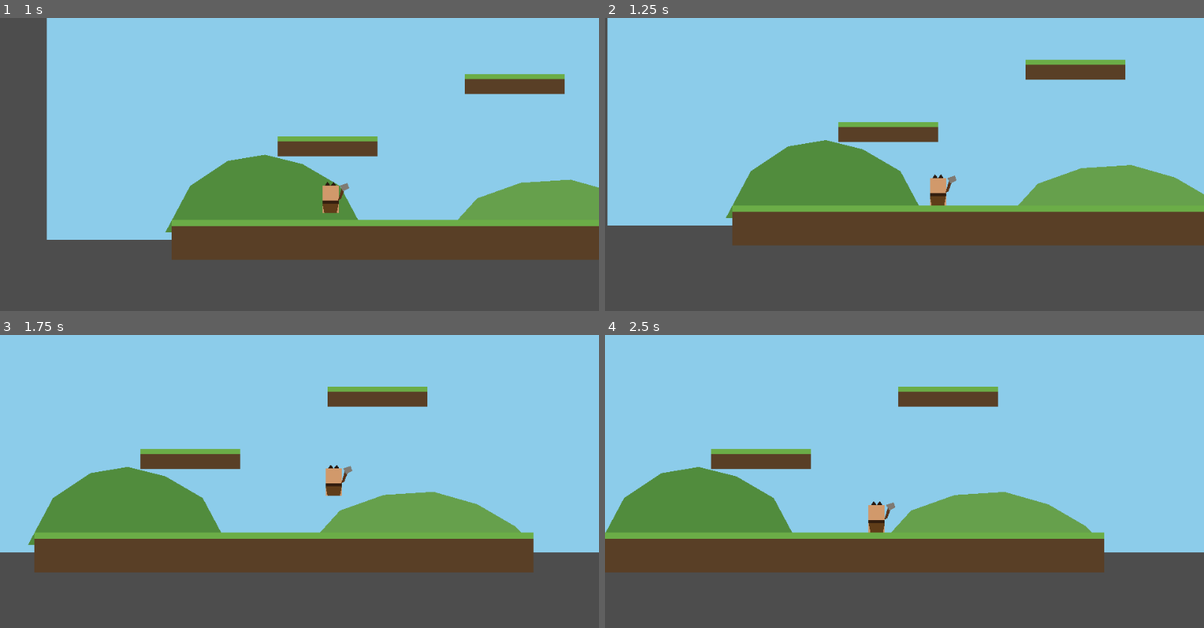
Above: before the commit, frames 1-4 (two rows, left to right).
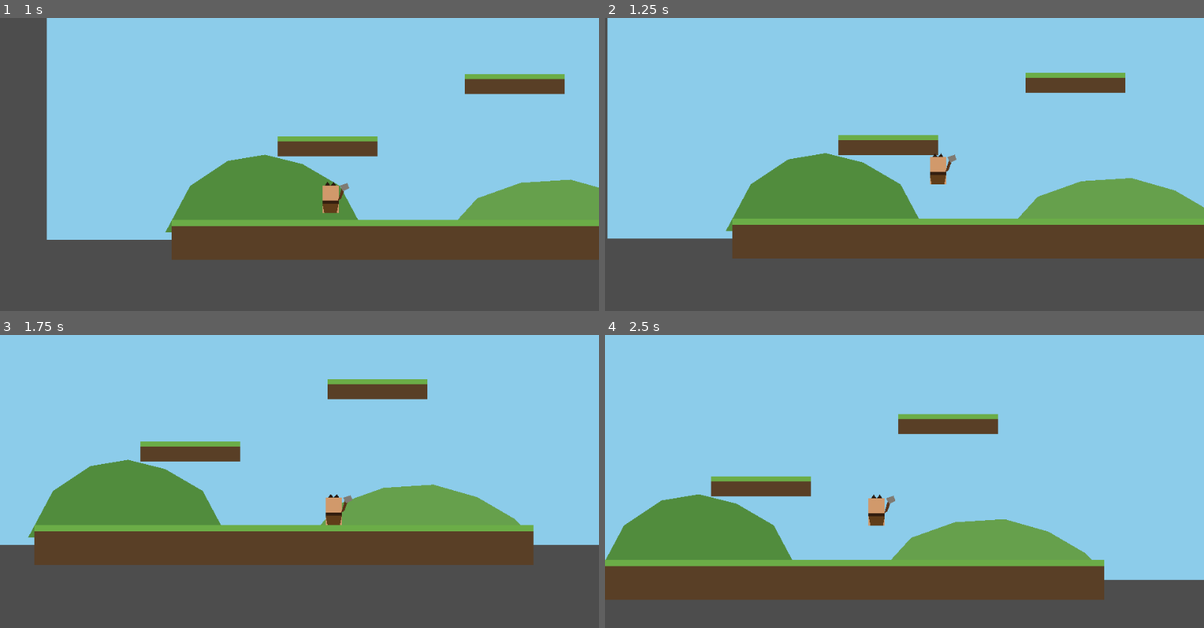
Above: after the commit, the same moments.

Repository: BrettSaley/Godot-platformer
Game: Godot game, scene res://scenes/Main.tscn
The game is run twice, just before and just after one commit, with the same random seed, the same clock (stepped at 60 frames per second) and the same inputs.
Inputs:
- Up to frame 1 (1 s): tap Enter (ui_accept) at 0.5, 0.6 s; hold Right (ui_right) from 0.53 s (still down); tap W (jump, bound only after the commit) at 0.77, 0.8 s
- Up to frame 2 (1.25 s): keep holding Right (ui_right); tap W (jump, bound only after the commit) at 1.07 s
- Up to frame 3 (1.75 s): keep holding Right (ui_right); tap W (jump, bound only after the commit) at 1.35, 1.52 s; tap Enter (ui_accept) at 1.55 s
- Up to frame 4 (2.5 s): tap W (jump, bound only after the commit) at 1.82, 2.3 s; release Right (ui_right) at 2.03 s; hold Left (ui_left) from 2.03 s (still down); tap Enter (ui_accept) at 2.1 s

Frame 1 is identical in both runs. In frame 2, 16% of the frame differs, in the area x 0-100%, y 14-83%; in frame 3, 10%; in frame 4, 28%, in the area x 0-100%, y 17-91%.

Commit message:
Add WASD controls and Up-arrow jump
Left/Right arrows still move and Space/Enter still jumps (built-in
ui_* actions); added custom move_left/move_right/jump actions bound
to A/D/W so WASD works too, with W doubling as jump.

Co-Authored-By: Claude Sonnet 5 <noreply@anthropic.com>

Diff:
--- a/project.godot
+++ b/project.godot
@@ -14,6 +14,24 @@
 run/main_scene="res://scenes/Main.tscn"
 config/features=PackedStringArray("4.7", "GL Compatibility")
 
+[input]
+
+move_left={
+"deadzone": 0.5,
+"events": [Object(InputEventKey,"resource_local_to_scene":false,"resource_name":"","device":-1,"window_id":0,"alt_pressed":false,"shift_pressed":false,"ctrl_pressed":false,"meta_pressed":false,"pressed":false,"keycode":0,"physical_keycode":65,"key_label":0,"unicode":0,"location":0,"echo":false,"script":null)
+]
+}
+move_right={
+"deadzone": 0.5,
+"events": [Object(InputEventKey,"resource_local_to_scene":false,"resource_name":"","device":-1,"window_id":0,"alt_pressed":false,"shift_pressed":false,"ctrl_pressed":false,"meta_pressed":false,"pressed":false,"keycode":0,"physical_keycode":68,"key_label":0,"unicode":0,"location":0,"echo":false,"script":null)
+]
+}
+jump={
+"deadzone": 0.5,
+"events": [Object(InputEventKey,"resource_local_to_scene":false,"resource_name":"","device":-1,"window_id":0,"alt_pressed":false,"shift_pressed":false,"ctrl_pressed":false,"meta_pressed":false,"pressed":false,"keycode":0,"physical_keycode":87,"key_label":0,"unicode":0,"location":0,"echo":false,"script":null)
+]
+}
+
 [display]
 
 window/size/viewport_width=960
--- a/scripts/player.gd
+++ b/scripts/player.gd
@@ -7,10 +7,13 @@
 	if not is_on_floor():
 		velocity.y += ProjectSettings.get_setting("physics/2d/default_gravity") * delta
 
-	if Input.is_action_just_pressed("ui_accept") and is_on_floor():
+	var jump_pressed := Input.is_action_just_pressed("ui_up") \
+		or Input.is_action_just_pressed("ui_accept") \
+		or Input.is_action_just_pressed("jump")
+	if jump_pressed and is_on_floor():
 		velocity.y = JUMP_VELOCITY
 
-	var direction := Input.get_axis("ui_left", "ui_right")
+	var direction := clampf(Input.get_axis("ui_left", "ui_right") + Input.get_axis("move_left", "move_right"), -1.0, 1.0)
 	if direction:
 		velocity.x = direction * SPEED
 	else:
